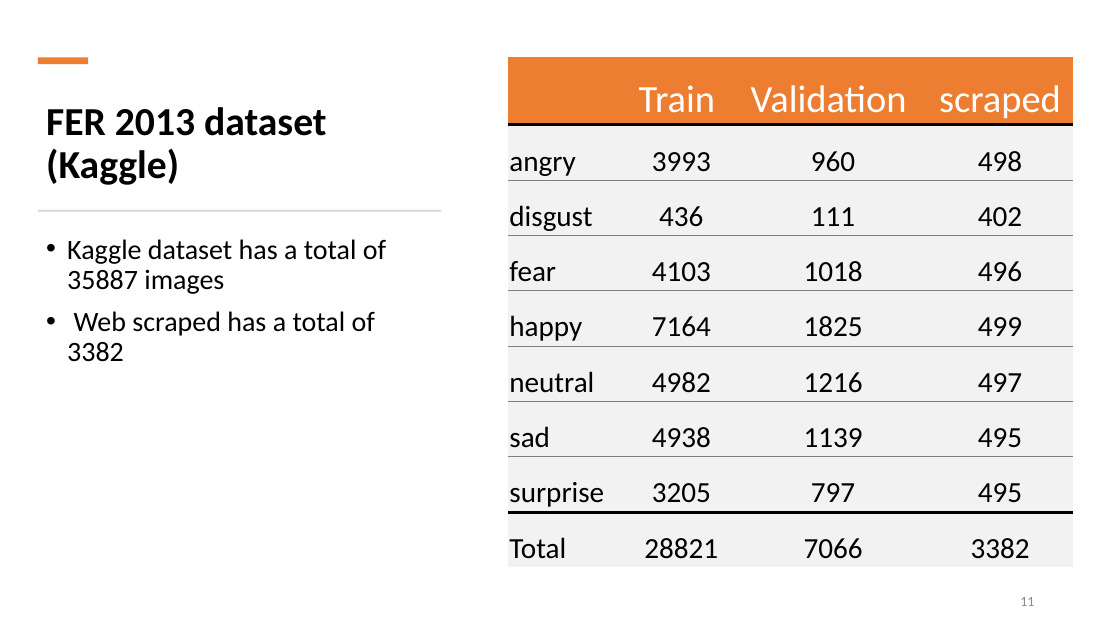
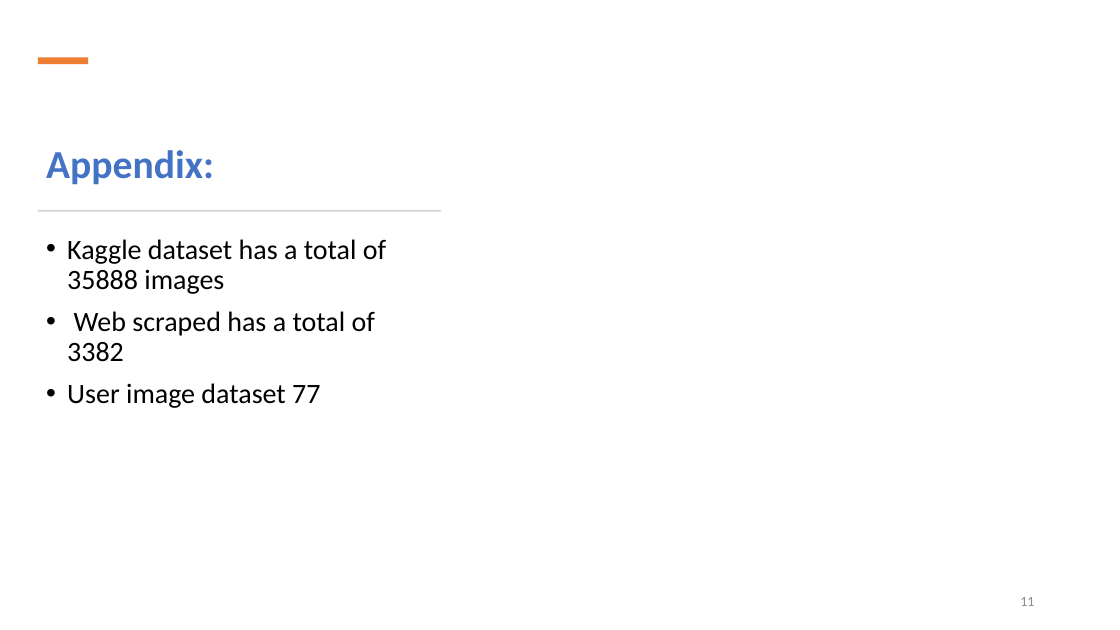
Before and after one commit to GitHub-ccd/emoJ, a slide deck: slide 11 of ppt/MOD_5.pptx. Drawn at 1120x630 pixels with LibreOffice and Linux fonts; fonts in the diff are those of the drawing; background and template pictures are left out. Boxes give left, top, right and bottom in pixels: in the first picture for what was removed or moved away, otherwise in the second. Text is boxed around its words. In the diff, an @@ line names an element or a change of style, - is before the commit and + after.

Commit message:
ppt update

```diff
--- a/ppt/MOD_5.pptx
+++ b/ppt/MOD_5.pptx
@@ table removed at bbox=[508, 57, 1073, 567], 9 rows, 4 columns @@
- | Train | Validation | scraped
-angry | 3993 | 960 | 498
-disgust | 436 | 111 | 402
-fear | 4103 | 1018 | 496
-happy | 7164 | 1825 | 499
-neutral | 4982 | 1216 | 497
-sad | 4938 | 1139 | 495
-surprise | 3205 | 797 | 495
-Total | 28821 | 7066 | 3382
@@ title at bbox=[46, 150, 214, 185]: text changed; text colour #000000 to #4472C4 @@
-FER 2013 dataset (Kaggle)
+Appendix:
@@ text at bbox=[67, 239, 386, 294]: text changed @@
-• Kaggle dataset has a total of 35887 images
+• Kaggle dataset has a total of 35888 images
@@ text at bbox=[67, 383, 320, 408]: paragraph added @@
+• User image dataset 77
```
Also in this commit, not shown: 6 other slides changed, 1 slide added, 1 slide removed, 2 other files.
